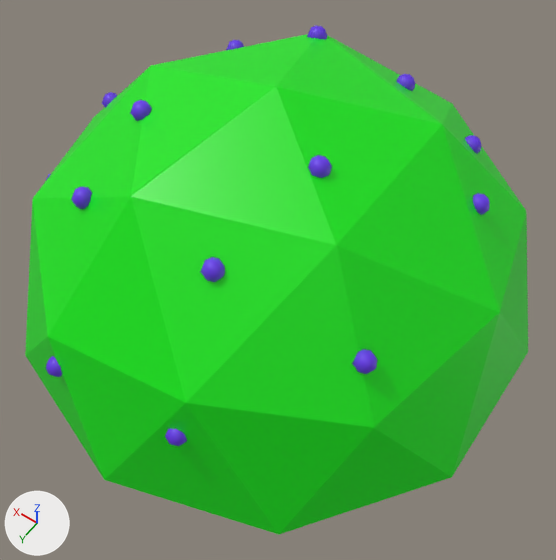
Two versions of the FBX model Assets/Blender/Enviroment/Forest/BushWithBerries.fbx, one commit apart.
One viewpoint serves both versions: a 50 mm lens placed at (-1.38, 1.85, 3.26), pointed at (-0.15, 0.14, 0.56). The axes (+X, +Y, +Z) are drawn at lower left. The lights are the same throughout.

The first picture shows 'Berries', 'Bush'.
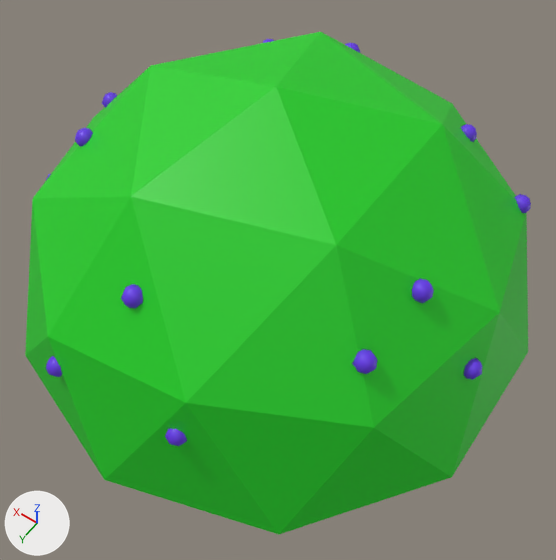
Boxes [x1, y1, x2, y2] around the edits, measured in the pictures (556 x 560 px; the box of a moved part takes in the faces that stretch with it):
'Bush', recoloured, surface changed: [25, 32, 528, 534] in both
'Berries', reshaped: before [46, 26, 490, 446]; after [263, 39, 360, 53]
'Berries.004', added: after [352, 279, 483, 380]
'Berries.003', added: after [46, 284, 187, 446]
'Berries.005', added: after [461, 124, 531, 213]
'Berries.002', added: after [46, 92, 117, 180]
part 1 of me_icosphere, surface changed: before [25, 34, 528, 534]; after [25, 32, 528, 534]
part 2 of me_icosphere_003, moved or reshaped: before [307, 26, 328, 39]; after [345, 43, 360, 53]
part 3 of me_icosphere_003, moved or reshaped: before [226, 40, 244, 50]; after [263, 39, 274, 43]
part 4 of me_icosphere_003, deleted (blue): before [46, 74, 490, 446]

What the commit changed:
Picture 'AllForestThingsTexture.png' (img_allforestthingstexture_png) is new.
Material 'AllForestThings' (mat_allforestthings) is new.
Its texture is img_allforestthingstexture_png.
me_icosphere has 42 vertices, 80 faces and spans x -1.19..1.1, y -1.21..1.21, z -0.09..1.48.
me_icosphere is used by ob_bush; location (0.0, 0.0, 0.0).
me_icosphere no longer uses material mat_green (green #00e70a).
me_icosphere part 1: texture (UV) coordinates of 80 of 80 faces, centred in x -1.15..1.08, y -1.07..1.07, z -0.09..1.36, changed; they spanned u 0.0..1.0, v 0.0..0.47 and now span u 0.07..0.1, v 0.9..0.91.
me_icosphere now uses material mat_allforestthings (picture img_allforestthingstexture_png).
me_icosphere_003 is used by ob_berries; location (0.0, 0.0, 0.0).
me_icosphere_003 had 390 vertices, 480 faces and spanned x -0.85..0.97, y -0.92..1.1, z 0.63..1.42.
me_icosphere_003 no longer uses material mat_berries (purple #6736ec).
me_icosphere_003 now has 78 vertices, 96 faces and spans x 0.03..0.51, y -1.0..-0.61, z 0.81..1.18.
me_icosphere_003 part 2: the loose piece of 26 vertices spanning x 0.09..0.18, y -0.6..-0.51, z 1.26..1.35 is moved by (-0.06, -0.19, -0.17), in mat_allforestthings (picture img_allforestthingstexture_png).
me_icosphere_003 part 3: the loose piece of 26 vertices spanning x 0.46..0.56, y -0.5..-0.41, z 1.09..1.19 is moved by (-0.04, -0.2, -0.09), in mat_allforestthings (picture img_allforestthingstexture_png).
me_icosphere_003 part 4: 12 loose pieces with 312 vertices, spanning x -0.85..0.97, y -0.68..1.1, z 0.63..1.42, are deleted.
me_icosphere_003 now uses material mat_allforestthings (picture img_allforestthingstexture_png).
Mesh me_icosphere_005 is new.
It consists of a UV sphere (8 segments, 4 rings, poles along z) spanning x -0.377..-0.287, y 0.974..1.064, z 0.656..0.746; a UV sphere (8 segments, 4 rings, poles along z) spanning x -0.055..0.036, y 0.772..0.862, z 1.021..1.111; a UV sphere (8 segments, 4 rings, poles along z) spanning x 0.204..0.294, y 1.013..1.103, z 0.63..0.72.
It uses material mat_berries (purple #6736ec).
Mesh me_icosphere_006 is new.
It consists of a UV sphere (8 segments, 4 rings, poles along z) spanning x -0.843..-0.752, y 0.481..0.571, z 0.942..1.032; a UV sphere (8 segments, 4 rings, poles along z) spanning x -0.874..-0.784, y 0.167..0.257, z 1.032..1.122; a UV sphere (8 segments, 4 rings, poles along z) spanning x -1.123..-1.033, y 0.132..0.222, z 0.702..0.793.
It uses material mat_berries (purple #6736ec).
Mesh me_icosphere_007 is new.
It has 78 vertices, 96 faces and spans x -0.934..-0.512, y -0.957..-0.579, z 0.593..1.054.
It uses material mat_berries (purple #6736ec).
Mesh me_icosphere_004 is new.
It consists of a UV sphere (8 segments, 4 rings, poles along z) spanning x 0.652..0.742, y 0.283..0.373, z 1.038..1.128; a UV sphere (8 segments, 4 rings, poles along z) spanning x 0.857..0.947, y -0.061..0.029, z 0.905..0.996; a UV sphere (8 segments, 4 rings, poles along z) spanning x 0.875..0.966, y 0.342..0.432, z 0.703..0.793.
It uses material mat_berries (purple #6736ec).
Object 'Berries.003' (ob_berries_003) is new; it shows me_icosphere_005.
Its location is (0.0, 0.0, 0.0).
Object 'Berries.004' (ob_berries_004) is new; it shows me_icosphere_006.
Its location is (0.0, 0.0, 0.0).
Object 'Berries.005' (ob_berries_005) is new; it shows me_icosphere_007.
Its location is (0.0, 0.0, 0.0).
Object 'Berries.002' (ob_berries_002) is new; it shows me_icosphere_004.
Its location is (0.0, 0.0, 0.0).
